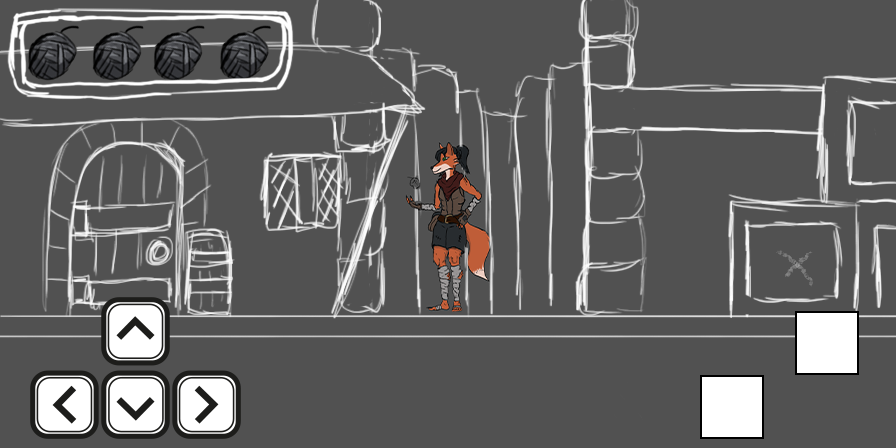
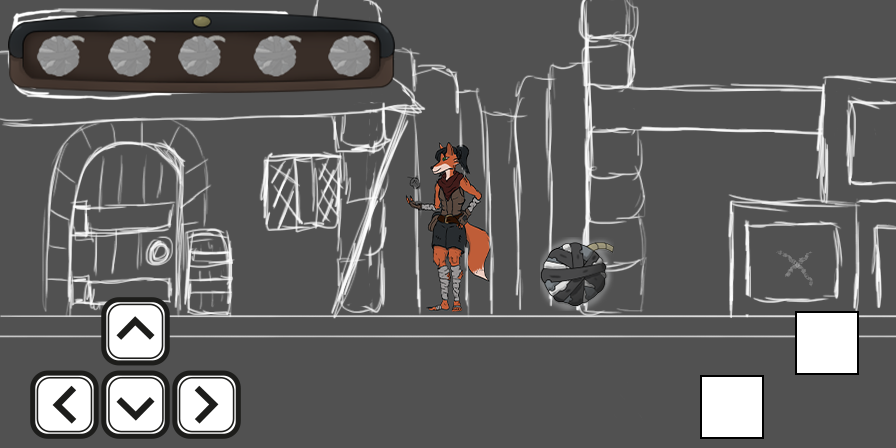
Two versions of the same layered image (896px x 448px). Layer-by-layer changes:
added layer "Bombe_Loot" in group "UI" over (540, 237, 614, 311)
added layer "Barre_fumi" in group "UI" over (8, 12, 395, 93)
